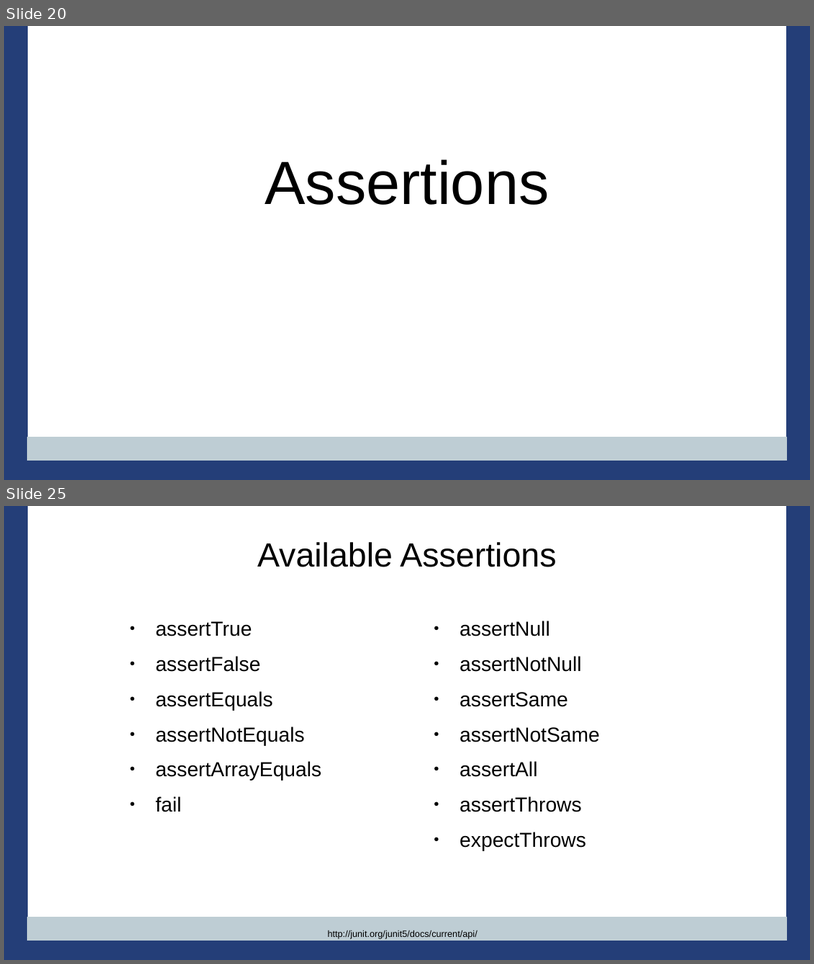
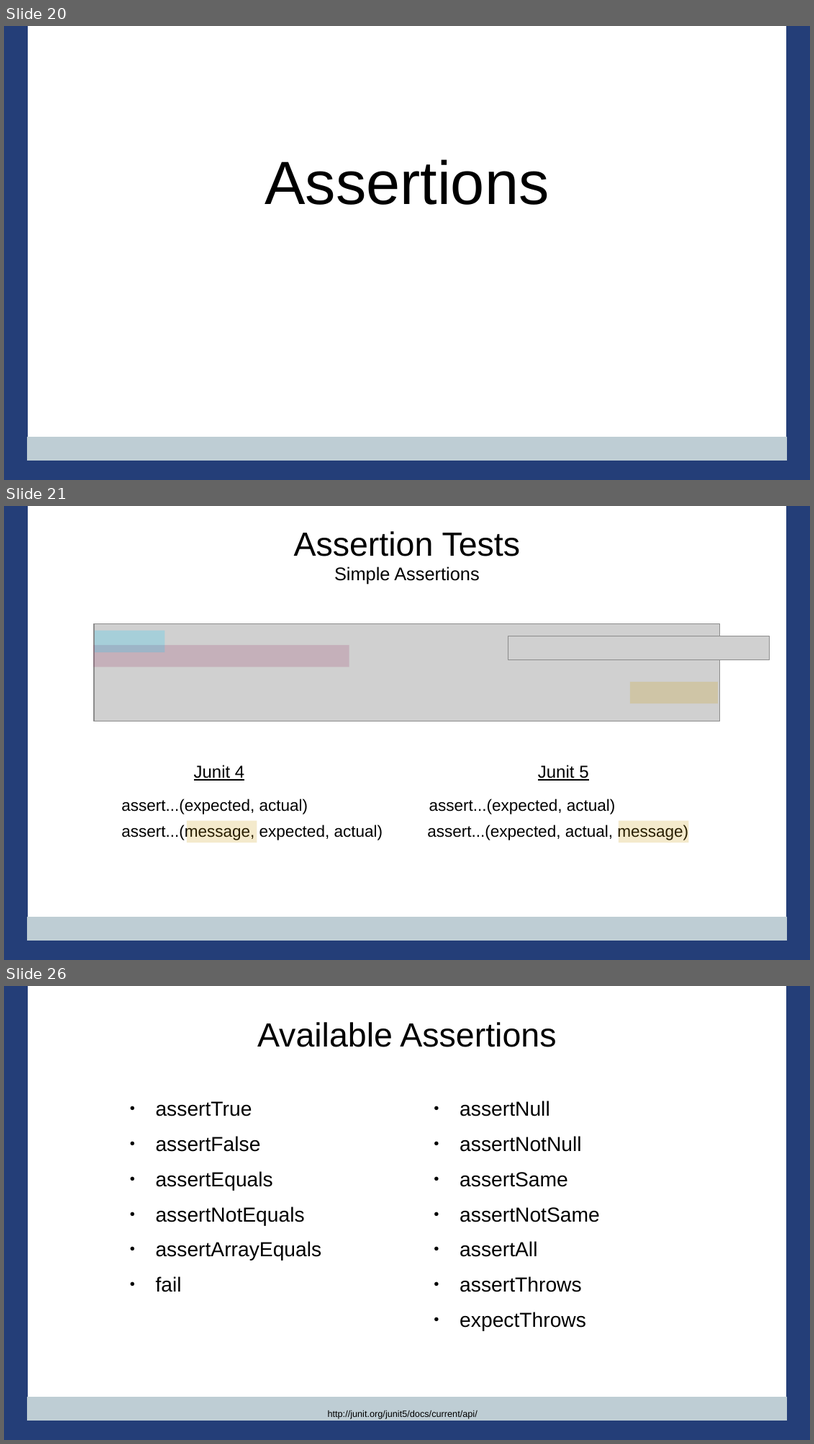
Before and after one commit to PennState/junit5-presentation, a slide deck: src/site/presentation/Junit5_Presentation_JavaOne_2016.odp. Shown one above the other, each under a label of ours: slides 20 and 25 before the commit, slides 20, 21 and 26 after it; the slides between them are not shown. The pictures are 814x964 and 814x1444 pixels, drawn with LibreOffice and Linux fonts; fonts in the diff are those of the drawing; grey boxes stand for pictures; background and template pictures are left out. Boxes give left, top, right and bottom in pixels: in the first picture for what was removed or moved away, otherwise in the second. Text is boxed around its words. In the diff, an @@ line names an element or a change of style, - is before the commit and + after.

```diff
--- a/src/site/presentation/Junit5_Presentation_JavaOne_2016.odp
+++ b/src/site/presentation/Junit5_Presentation_JavaOne_2016.odp
@@ slide 21 added at bbox=[4, 506, 810, 960], background #FFFFFF; not listed: 4 template elements that a slide beside it also shows @@
@@ title added at bbox=[294, 531, 521, 584], 18 pt, text #000000 @@
+Assertion Tests
+Simple Assertions
@@ picture added at bbox=[94, 624, 720, 721] @@
@@ rectangle added at bbox=[95, 631, 165, 652], fill #00CCFF at 20% opacity @@
@@ rectangle added at bbox=[93, 645, 350, 667], fill #993366 at 20% opacity @@
@@ picture added at bbox=[509, 636, 770, 659] @@
@@ rectangle added at bbox=[630, 682, 718, 703], fill #CC9900 at 20% opacity @@
@@ group added at bbox=[121, 764, 689, 843]: 3 texts, 2 rectangles @@
+Junit 4 Junit 5
+assert...(expected, actual) assert...(expected, actual)
+assert...(message, expected, actual) assert...(expected, actual, message)
@@ what was slide 25 is now slide 26 @@
```
Also in this commit, not shown: 20 slides changed, 1 slide removed, 2 other files.
